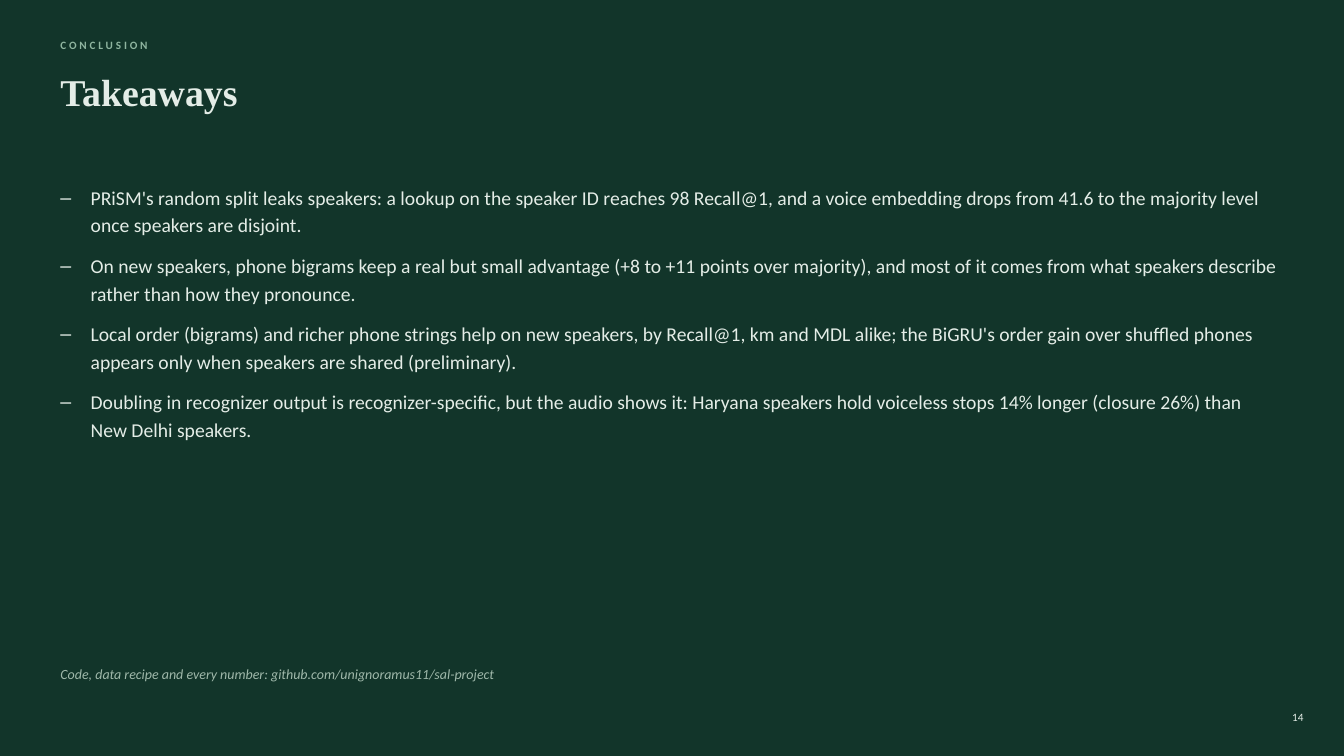
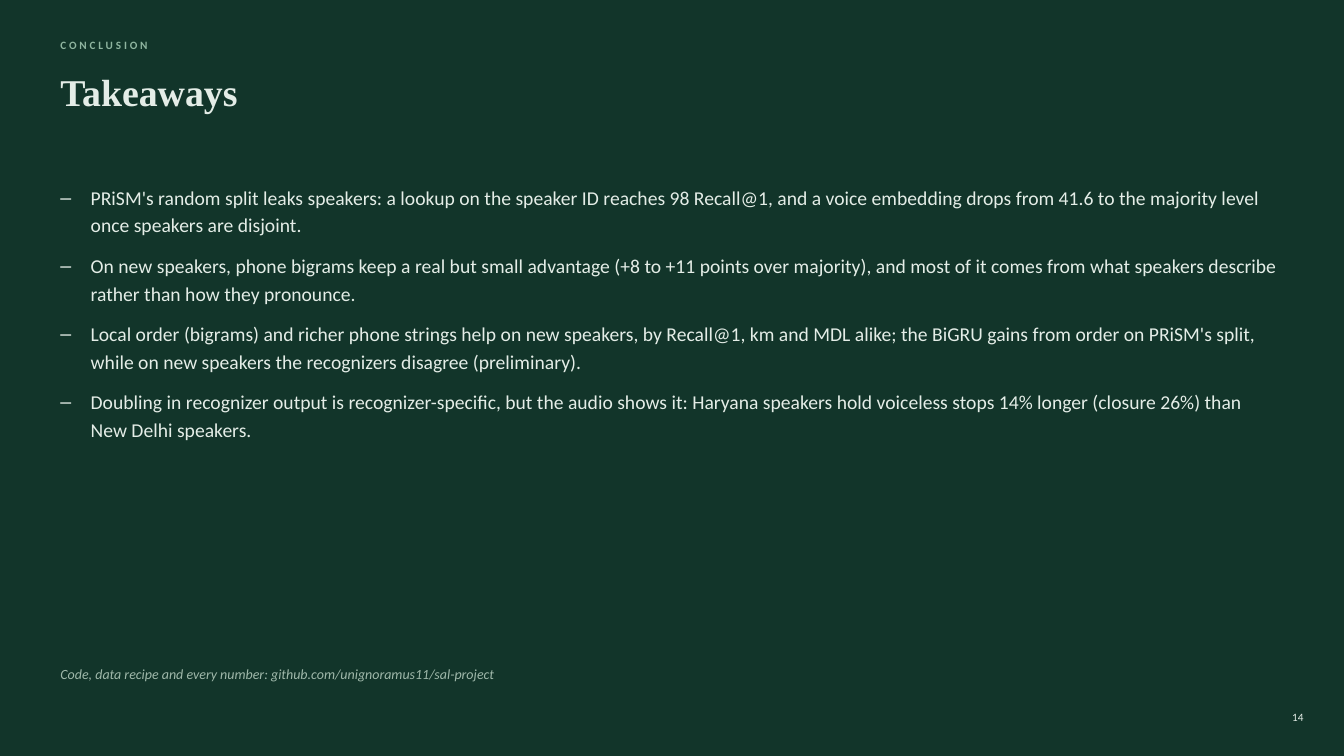
Before and after one commit to unignoramus11/sal-project, a slide deck: slide 14 of slides/mid/mid_evaluation.pptx. Drawn at 1344x756 pixels with LibreOffice and Linux fonts; fonts in the diff are those of the drawing. Boxes give left, top, right and bottom in pixels: in the first picture for what was removed or moved away, otherwise in the second. Text is boxed around its words. In the diff, an @@ line names an element or a change of style, - is before the commit and + after.

```diff
--- a/slides/mid/mid_evaluation.pptx
+++ b/slides/mid/mid_evaluation.pptx
@@ text at bbox=[91, 327, 1254, 373]: text changed @@
-– Local order (bigrams) and richer phone strings help on new speakers, by Recall@1, km and MDL alike; the BiGRU's order gain over shuffled phones appears only when speakers are shared (preliminary).
+– Local order (bigrams) and richer phone strings help on new speakers, by Recall@1, km and MDL alike; the BiGRU gains from order on PRiSM's split, while on new speakers the recognizers disagree (preliminary).
```
Also in this commit, not shown: 2 other slides changed, 15 other files.
